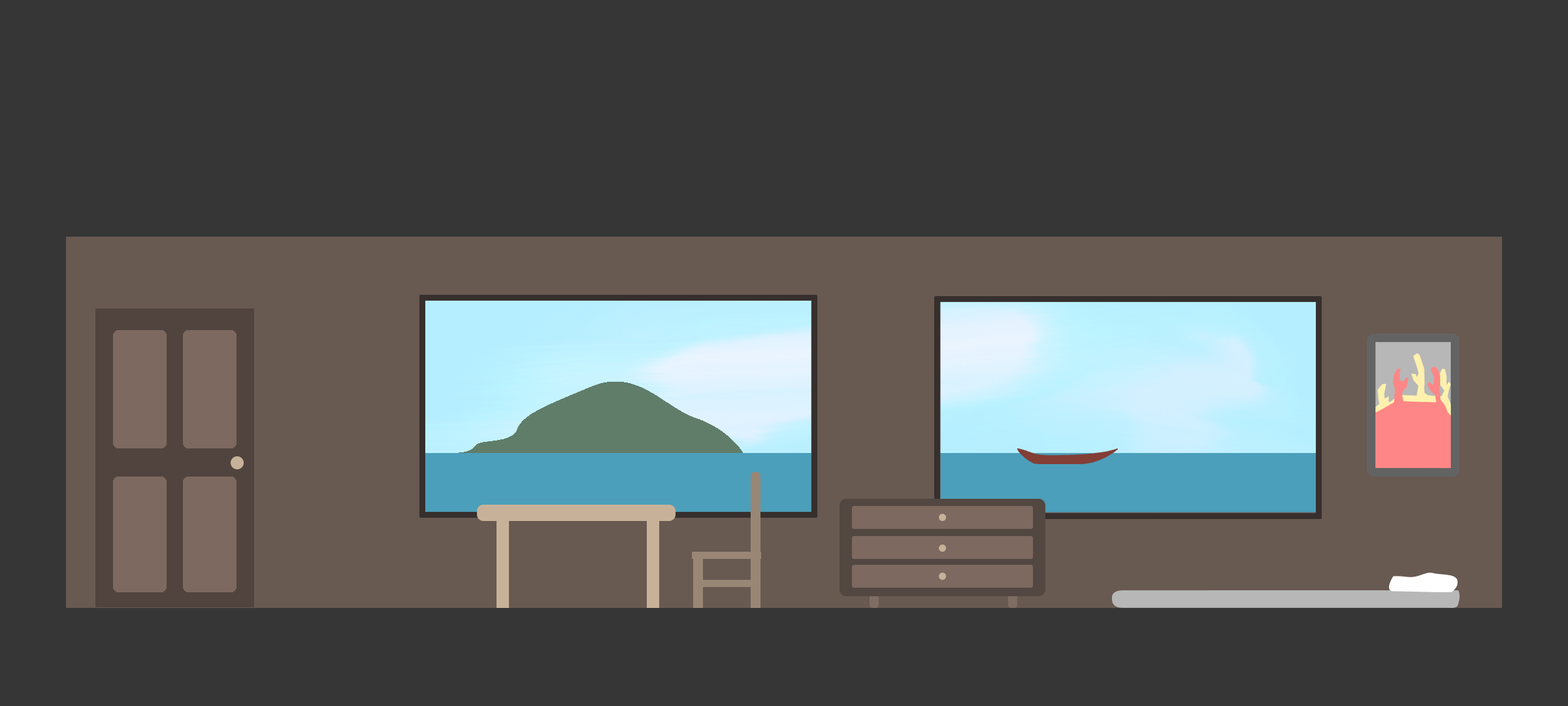
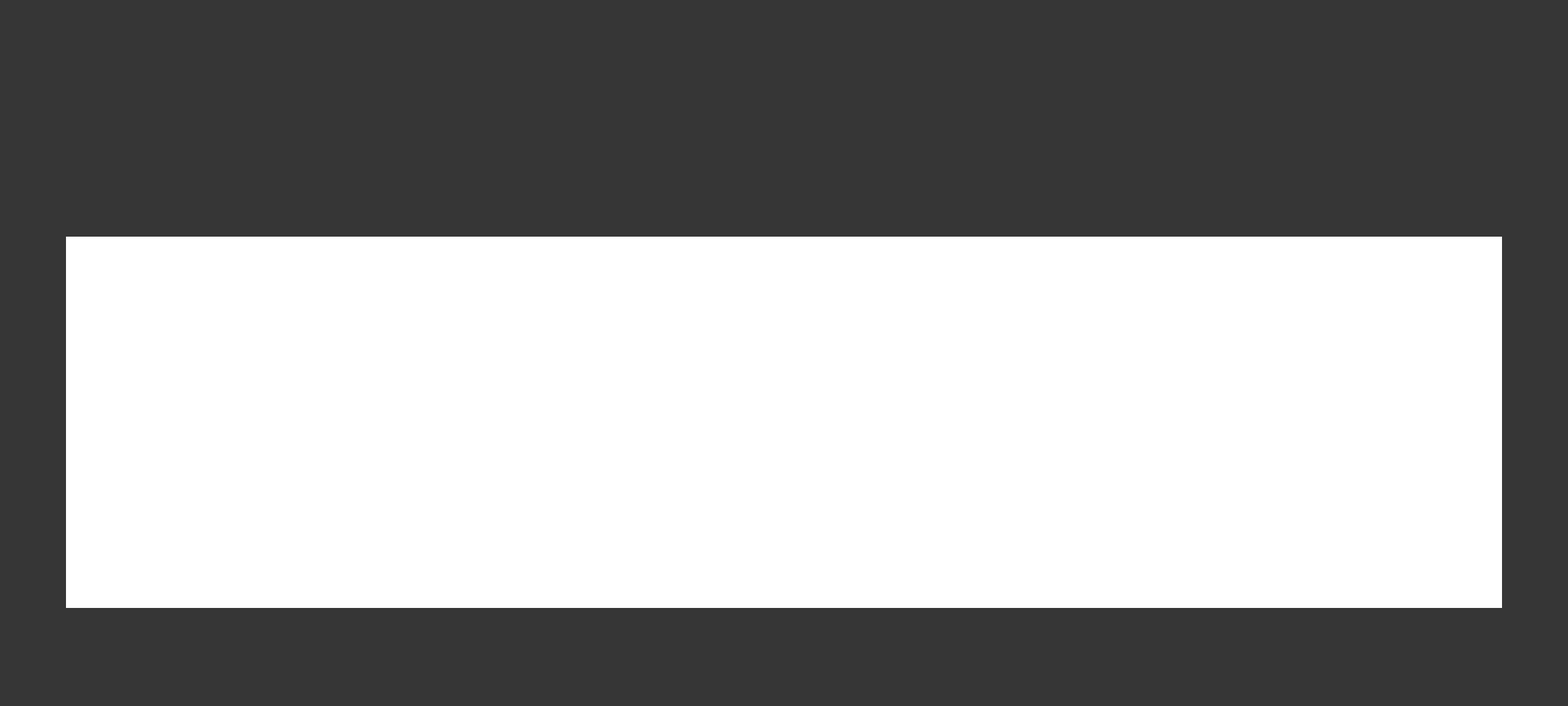
Layered file, before and after one edit (w=1568, h=706). Changes by layer:
hid group "Drawer" (9 layers) over [839, 498, 1046, 608]
hid "Window Frame" (1st of 2) over [934, 295, 1322, 519]
hid group "Door" (6 layers) over [95, 308, 255, 607]
hid "PicFrame" over [1366, 333, 1460, 477]
hid group "Table" (3 layers) over [476, 504, 676, 608]
hid group "Bed" (3 layers) over [1111, 572, 1461, 608]
hid group "Chair" (5 layers) over [691, 471, 762, 608]
hid "Window Frame" (2nd of 2) over [419, 294, 818, 518]
hid "Wallpaper" over [65, 236, 1503, 608]
hid "island" over [458, 381, 743, 453]
hid "Boat" over [1017, 448, 1118, 464]
hid "Rectangle 2" over [65, 452, 1503, 604]
hid "Outside" over [154, 236, 1440, 608]
